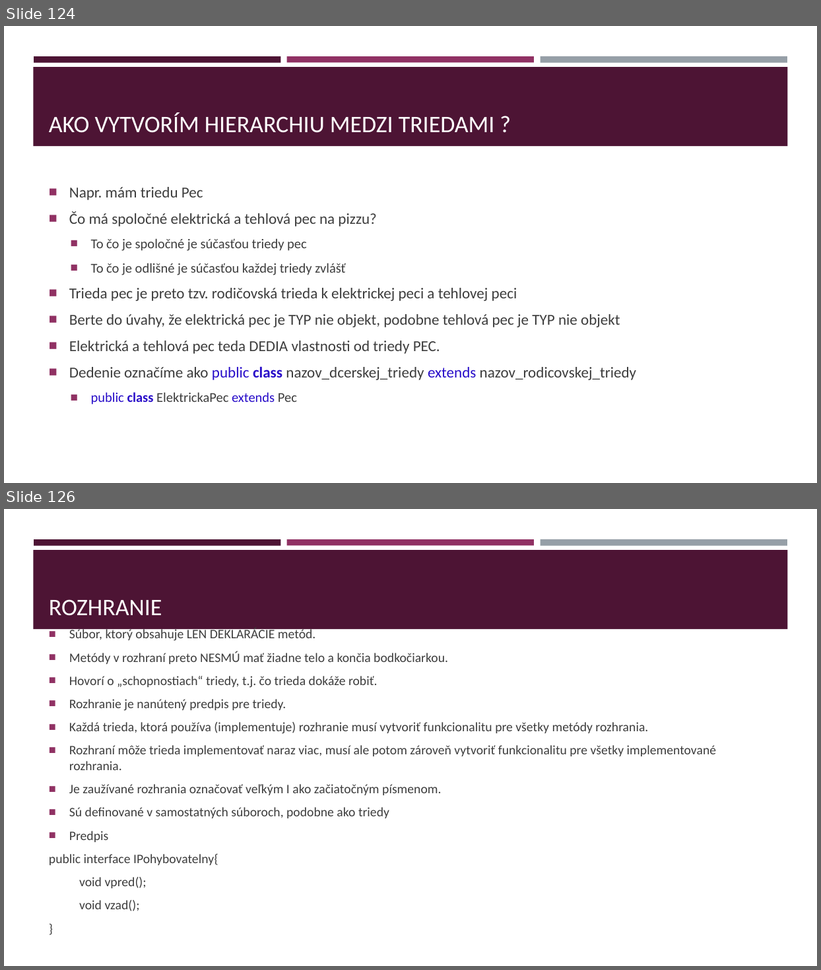
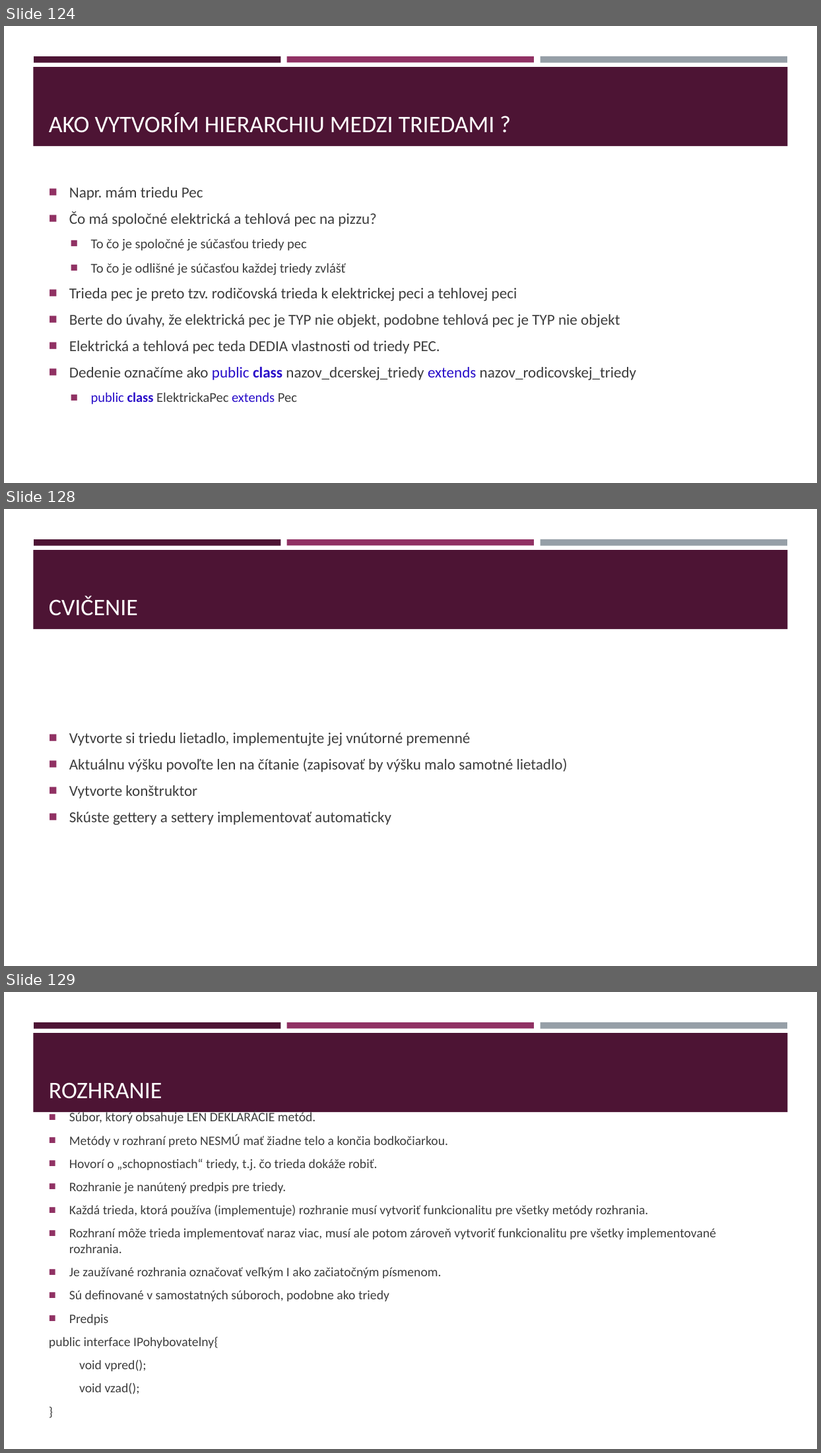
Before and after one commit to gasparv/java-class-basics, a slide deck: JavaZaklady-skolenie.pptx. Shown one above the other, each under a label of ours: slides 124 and 126 before the commit, slides 124, 128 and 129 after it; the slides between them are not shown. The pictures are 821x970 and 821x1453 pixels, drawn with LibreOffice and Linux fonts; fonts in the diff are those of the drawing. Boxes give left, top, right and bottom in pixels: in the first picture for what was removed or moved away, otherwise in the second. Text is boxed around its words. In the diff, an @@ line names an element or a change of style, - is before the commit and + after.

```diff
--- a/JavaZaklady-skolenie.pptx
+++ b/JavaZaklady-skolenie.pptx
@@ slide 128 added at (4,509,817,966), background #FFFFFF; not listed: 4 template elements that a slide beside it also shows @@
@@ title added at (49,595,138,616), 28 pt, text #FFFFFF @@
+CVIČENIE
@@ text added at (69,733,568,825), 18 pt, text #3D3D3D @@
+■ Vytvorte si triedu lietadlo, implementujte jej vnútorné premenné
+■ Aktuálnu výšku povoľte len na čítanie (zapisovať by výšku malo samotné lietadlo)
+■ Vytvorte konštruktor
+■ Skúste gettery a settery implementovať automaticky
@@ what was slide 126 is now slide 129 @@
```
Also in this commit, not shown: 7 slides changed, 22 other slides added.
